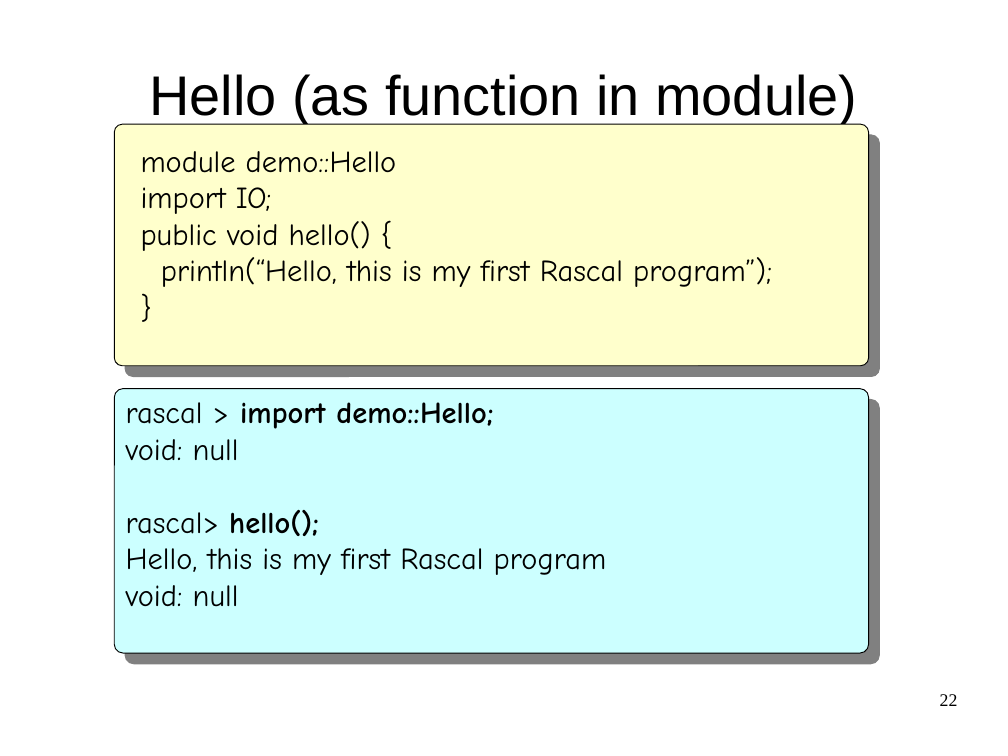
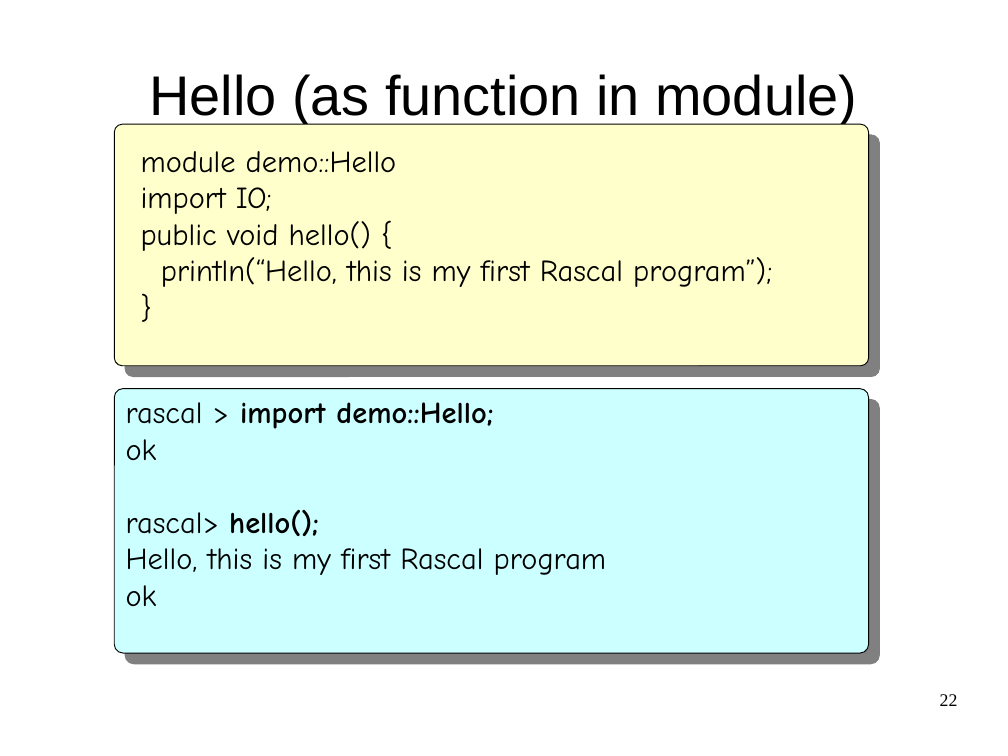
Before and after one commit to cwi-swat/meta-environment, a slide deck: slide 22 of meta-doc/analysis/rascal-slides/rascal-slides.odp. Drawn at 1008x756 pixels with LibreOffice and Linux fonts; fonts in the diff are those of the drawing; background and template pictures are left out. Boxes give left, top, right and bottom in pixels: in the first picture for what was removed or moved away, otherwise in the second. Text is boxed around its words. In the diff, an @@ line names an element or a change of style, - is before the commit and + after.

```diff
--- a/meta-doc/analysis/rascal-slides/rascal-slides.odp
+++ b/meta-doc/analysis/rascal-slides/rascal-slides.odp
@@ text at (x1=126, y1=439, x2=157, y2=460): text changed @@
-void: null
+ok
@@ text at (x1=126, y1=585, x2=157, y2=606): text changed @@
-void: null
+ok
```
Also in this commit, not shown: 24 other slides changed, 2 slides added, 2 slides removed.
